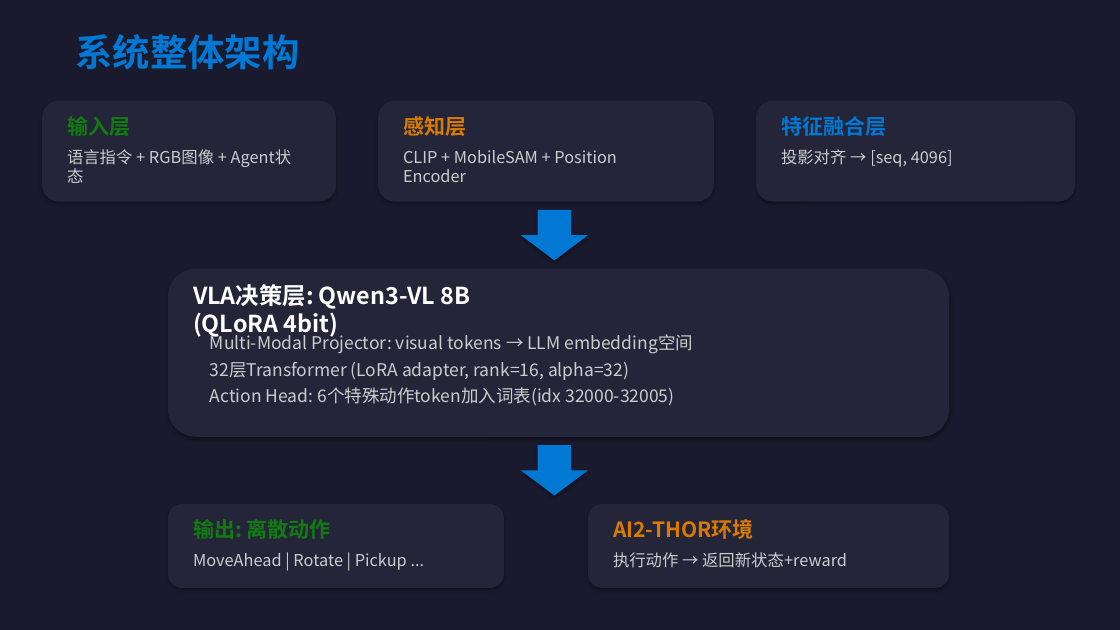
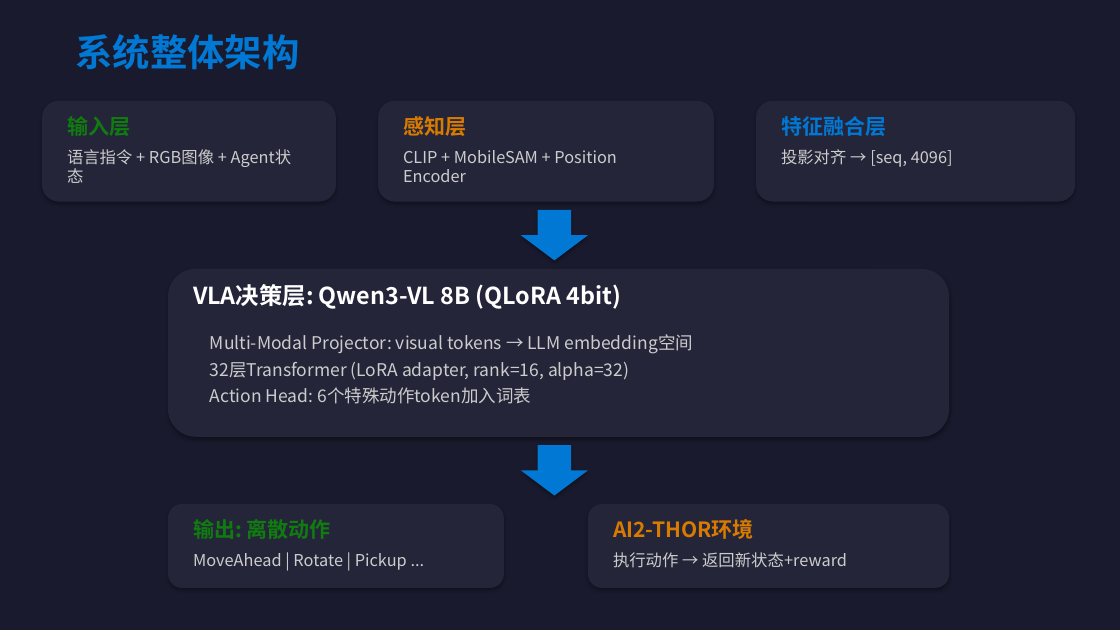
Before and after one commit to QAWe-ikun/mLLM, a slide deck: slide 5 of docs/开题展示.pptx. Drawn at 1120x630 pixels with LibreOffice and Linux fonts; fonts in the diff are those of the drawing. Boxes give left, top, right and bottom in pixels: in the first picture for what was removed or moved away, otherwise in the second. Text is boxed around its words. In the diff, an @@ line names an element or a change of style, - is before the commit and + after.

```diff
--- a/docs/开题展示.pptx
+++ b/docs/开题展示.pptx
@@ text "VLA决策层: Qwen3-VL 8B (QLoRA 4bit)" rewrapped from bbox=[193, 284, 471, 339] to bbox=[193, 284, 621, 309] @@
@@ text at bbox=[210, 387, 531, 404]: text changed @@
-Action Head: 6个特殊动作token加入词表(idx 32000-32005)
+Action Head: 6个特殊动作token加入词表
```
Also in this commit, not shown: 4 other slides changed, 9 other files.
